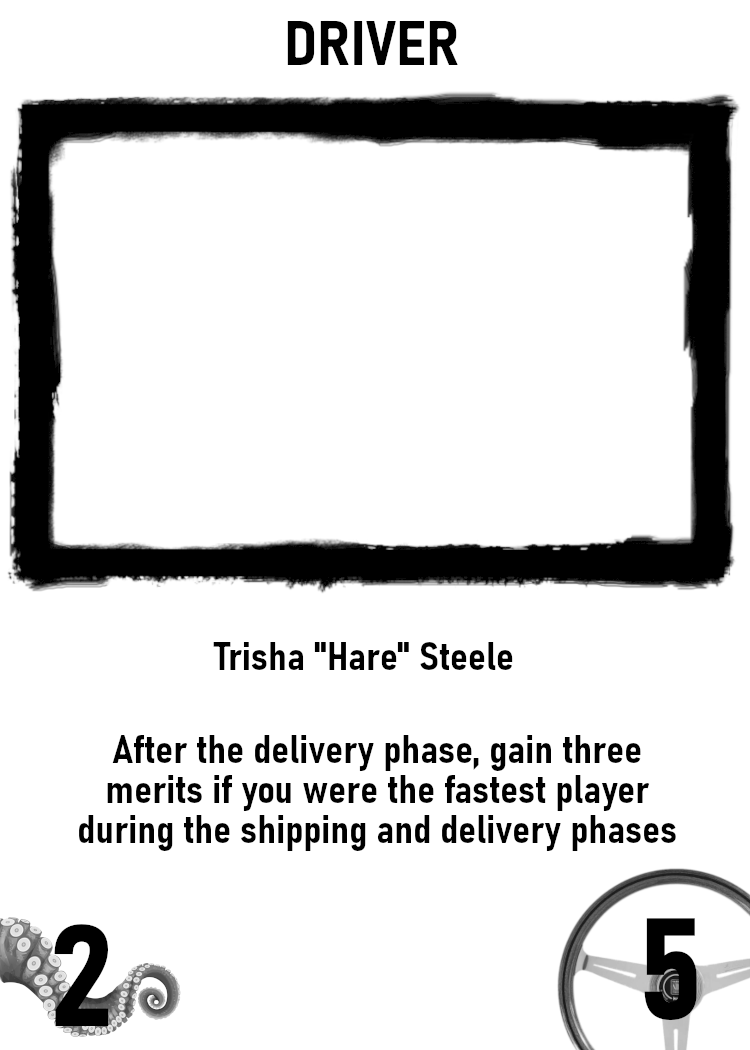
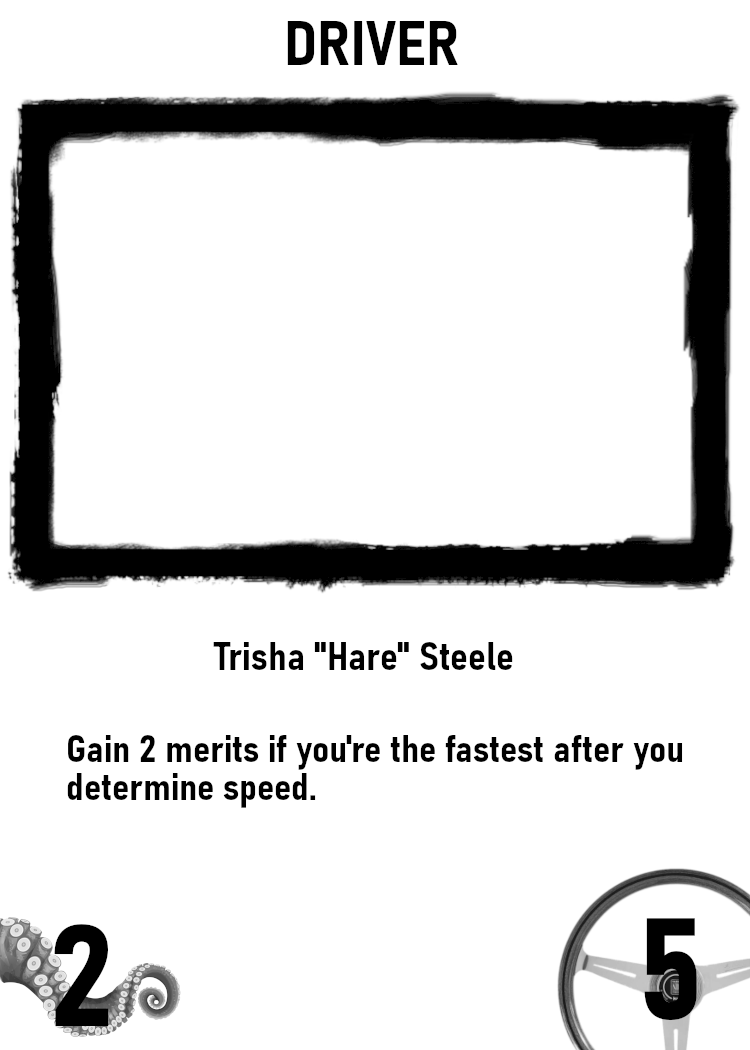
The second (750, 1050) image is a revision of the first. Changes to its layers:
painted on "Background" over [67,735,683,852]
